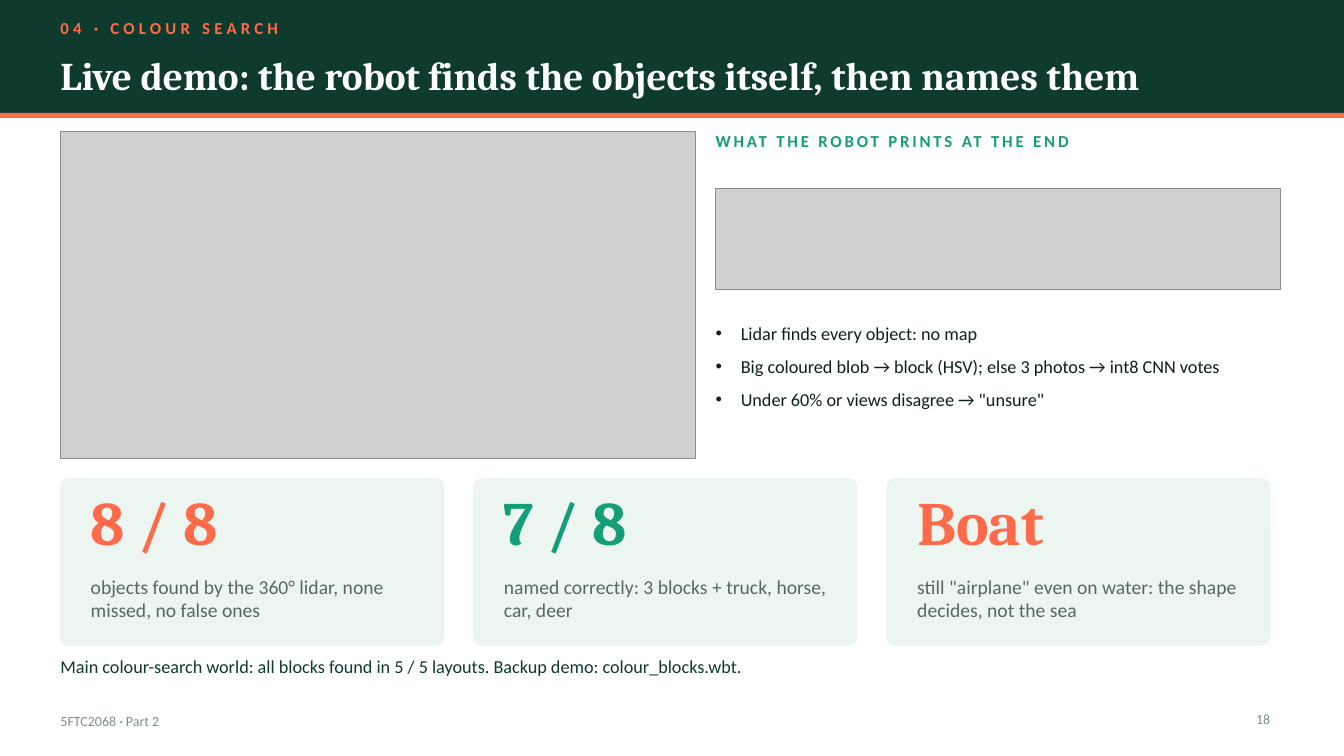
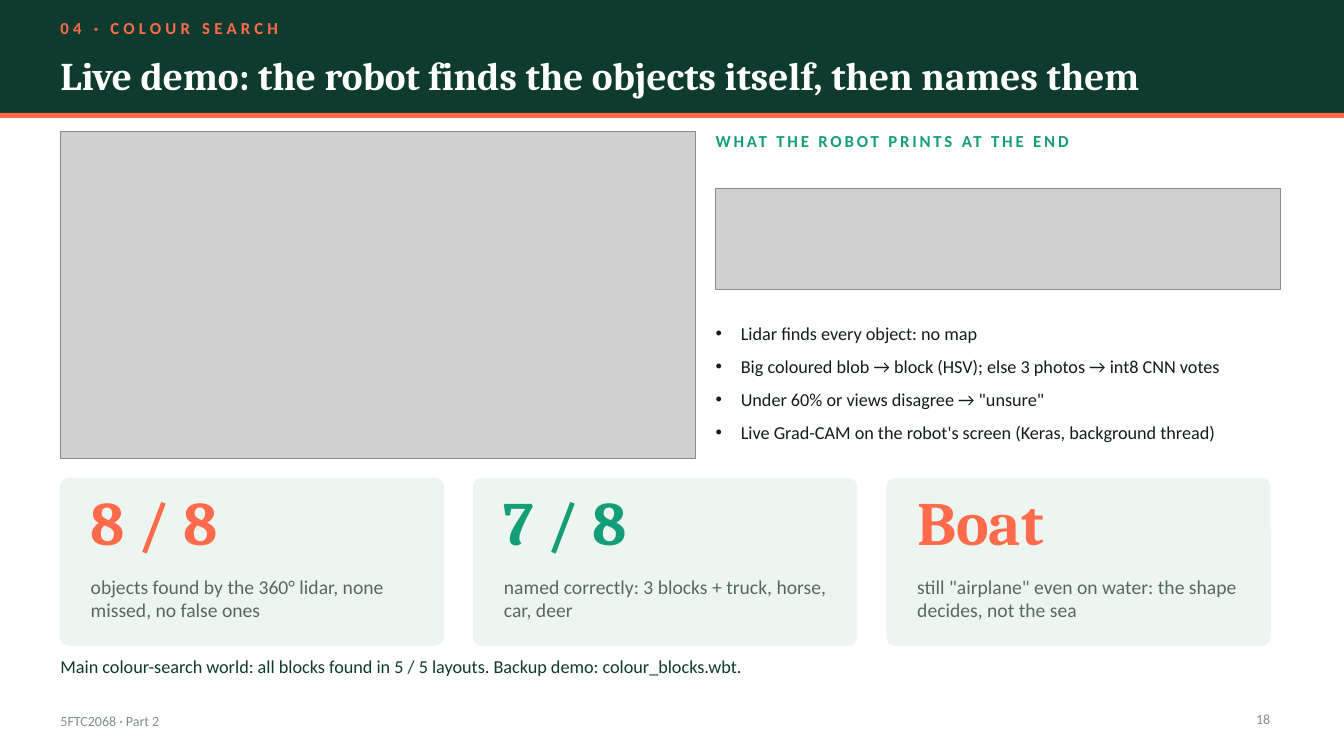
Before and after one commit to kris072008/webots-cnn-colour-detection, a slide deck: slide 18 of report/Krishna_Mahajan_106wucww_Part2_Presentation.pptx. Drawn at 1344x756 pixels with LibreOffice and Linux fonts; fonts in the diff are those of the drawing; grey boxes stand for pictures. Boxes give left, top, right and bottom in pixels: in the first picture for what was removed or moved away, otherwise in the second. Text is boxed around its words. In the diff, an @@ line names an element or a change of style, - is before the commit and + after.

Commit message:
Object tour: live Grad-CAM heatmap on the robot's display (Keras on a background thread, optional; falls back cleanly without TensorFlow); slides and report updated

```diff
--- a/report/Krishna_Mahajan_106wucww_Part2_Presentation.pptx
+++ b/report/Krishna_Mahajan_106wucww_Part2_Presentation.pptx
@@ text at (x1=741, y1=426, x2=1214, y2=442): paragraph added @@
+• Live Grad-CAM on the robot's screen (Keras, background thread)
```
Also in this commit, not shown: 8 other files.
